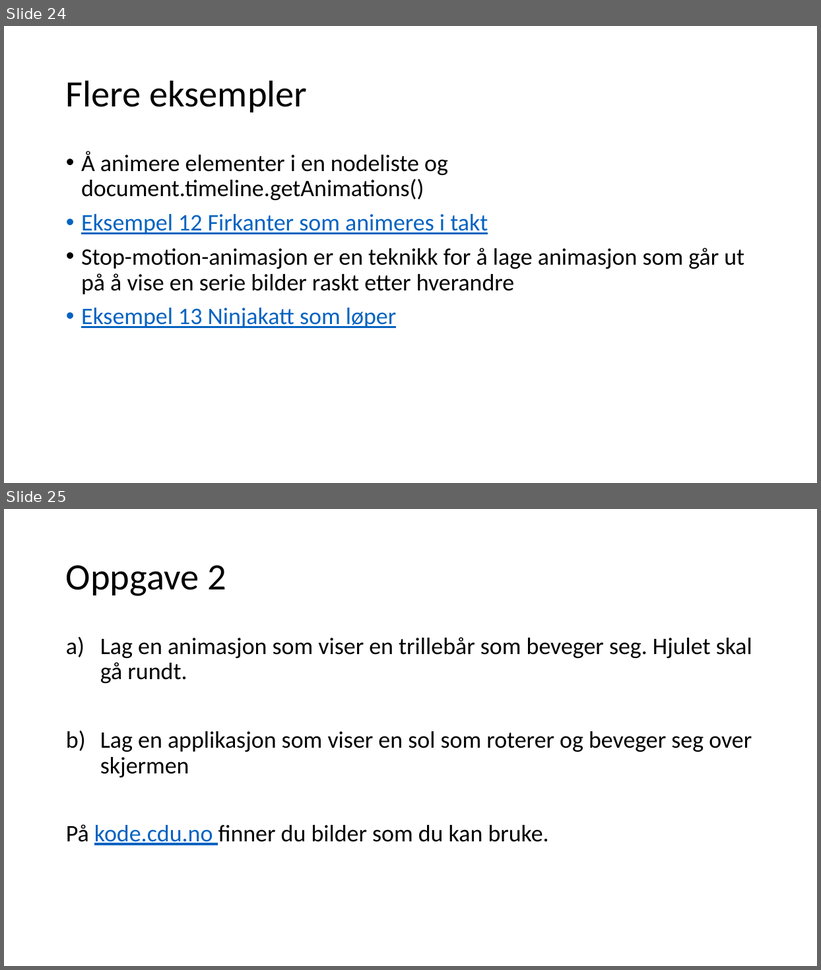
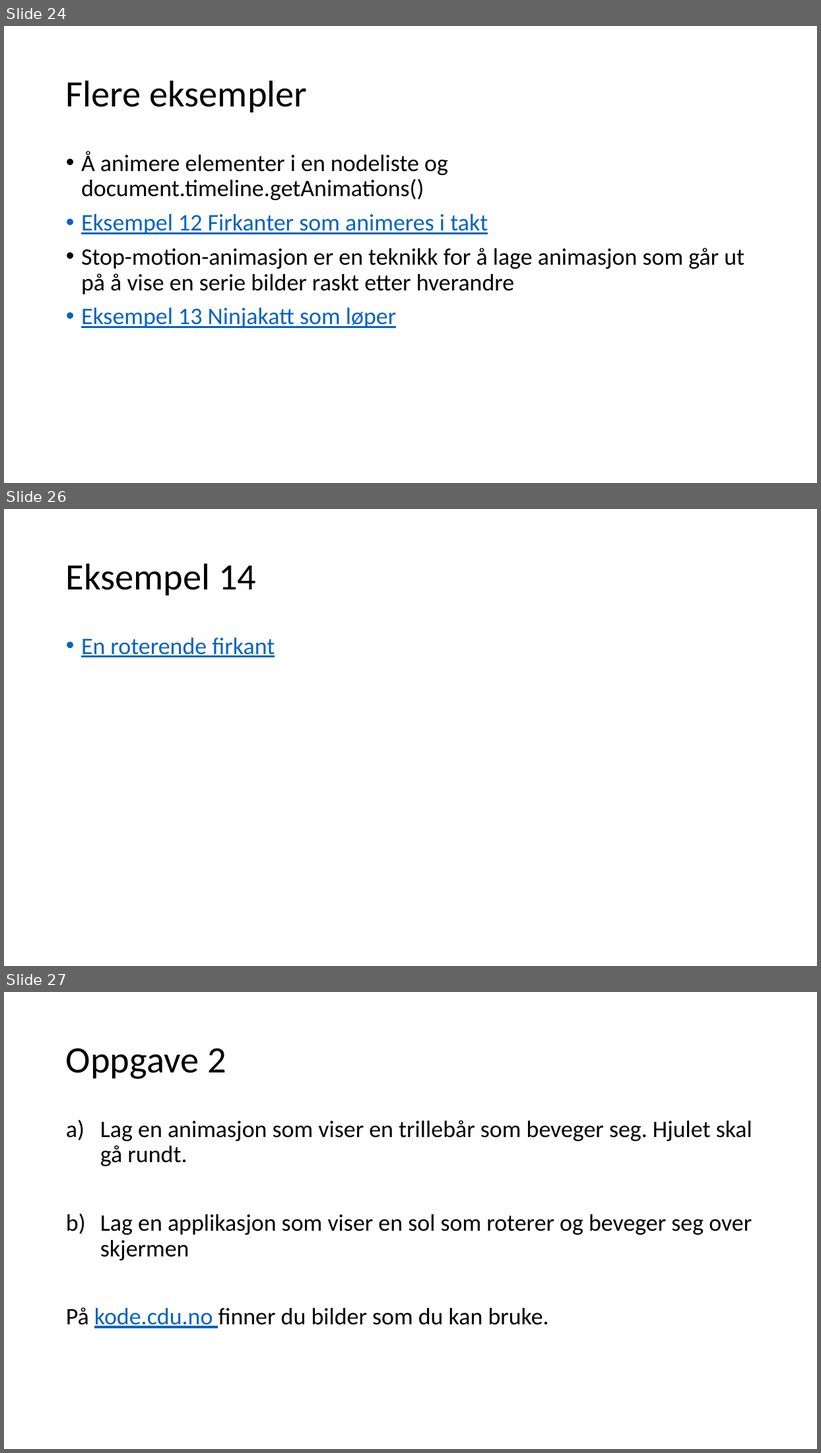
Before and after one commit to AizanM/IT2, a slide deck: Uke 5/Uke5-Presentasjon.pptx. Shown one above the other, each under a label of ours: slides 24 and 25 before the commit, slides 24, 26 and 27 after it; the slides between them are not shown. The pictures are 821x970 and 821x1453 pixels, drawn with LibreOffice and Linux fonts; fonts in the diff are those of the drawing. Boxes give left, top, right and bottom in pixels: in the first picture for what was removed or moved away, otherwise in the second. Text is boxed around its words. In the diff, an @@ line names an element or a change of style, - is before the commit and + after.

```diff
--- a/Uke 5/Uke5-Presentasjon.pptx
+++ b/Uke 5/Uke5-Presentasjon.pptx
@@ slide 26 added at box(4, 509, 817, 966), background #FFFFFF @@
@@ title added at box(66, 563, 256, 595), 44 pt, text #000000 @@
+Eksempel 14
@@ text added at box(81, 638, 275, 657), 28 pt, text #0563C1, underline @@
+• En roterende firkant
@@ what was slide 25 is now slide 27 @@
```
Also in this commit, not shown: 1 other slide added, 1 other file.
